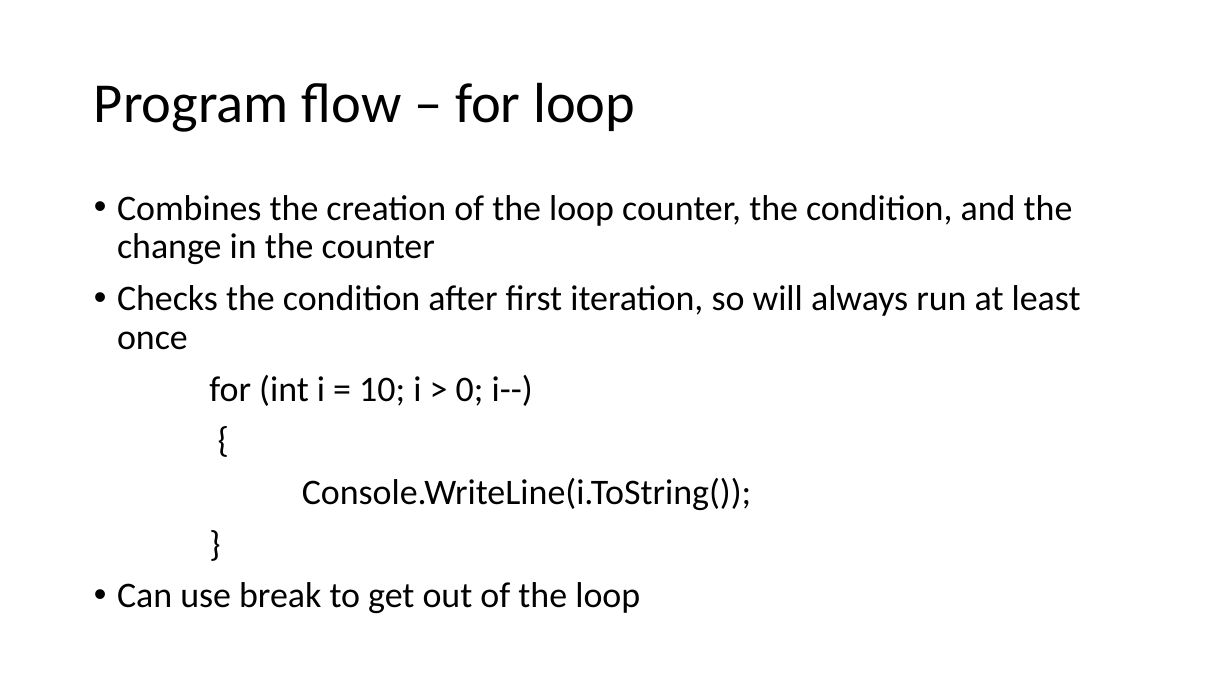
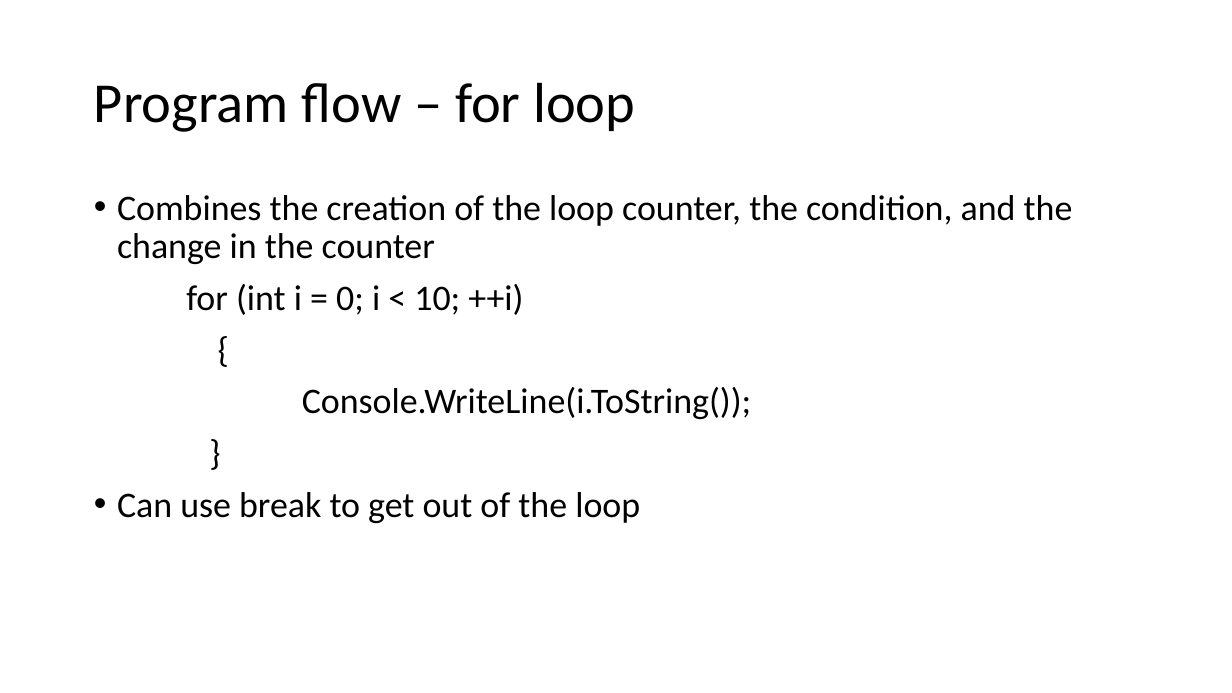
Before and after one commit to gavinhickford/Projects, a slide deck: slide 20 of Mentoring/Mentoring.pptx. Drawn at 1232x693 pixels with LibreOffice and Linux fonts; fonts in the diff are those of the drawing. Boxes give left, top, right and bottom in pixels: in the first picture for what was removed or moved away, otherwise in the second. Text is boxed around its words. In the diff, an @@ line names an element or a change of style, - is before the commit and + after.

Commit message:
Updated slides

```diff
--- a/Mentoring/Mentoring.pptx
+++ b/Mentoring/Mentoring.pptx
@@ text at box(186, 284, 523, 315): text changed @@
-• Checks the condition after first iteration, so will always run at least once
-for (int i = 10; i > 0; i--)
+for (int i = 0; i < 10; ++i)
```
Also in this commit, not shown: 7 slides added.
